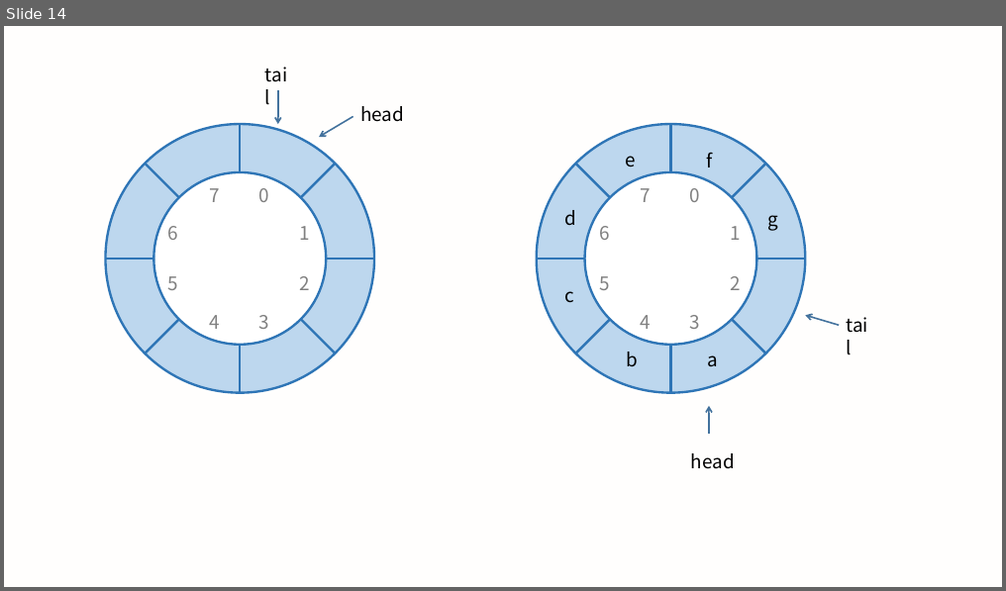
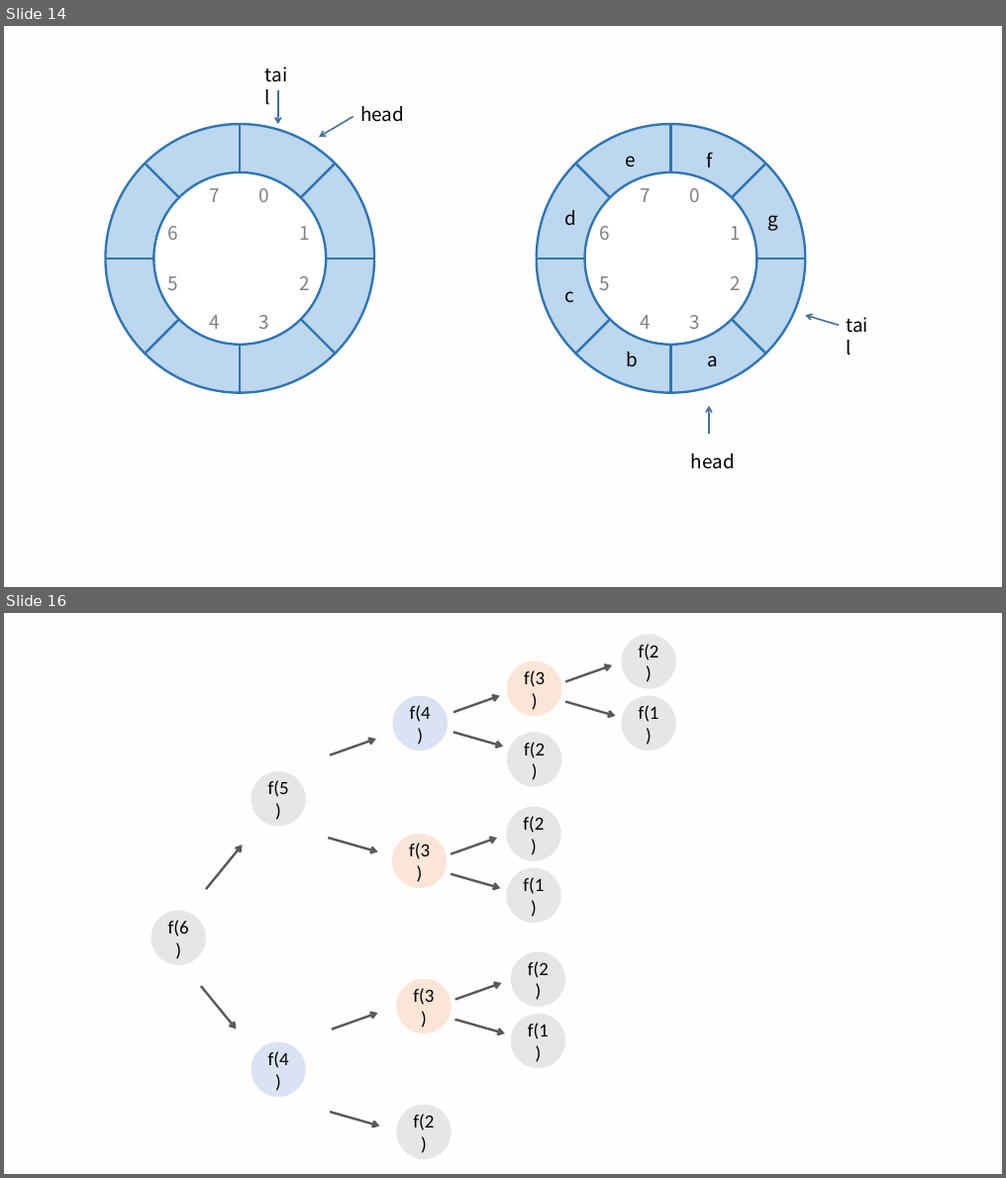
Before and after one commit to LXMAJS/Documents, a slide deck: ForceTree/数据结构和算法/数据结构与算法之美/Images/数据结构与算法之美_笔记配图.pptx. Shown one above the other, each under a label of ours: slide 14 before the commit, slides 14 and 16 after it; the slides between them are not shown. The pictures are 1006x591 and 1006x1178 pixels, drawn with LibreOffice and Linux fonts; fonts in the diff are those of the drawing. Boxes give left, top, right and bottom in pixels: in the first picture for what was removed or moved away, otherwise in the second. Text is boxed around its words. In the diff, an @@ line names an element or a change of style, - is before the commit and + after.

```diff
--- a/ForceTree/数据结构和算法/数据结构与算法之美/Images/数据结构与算法之美_笔记配图.pptx
+++ b/ForceTree/数据结构和算法/数据结构与算法之美/Images/数据结构与算法之美_笔记配图.pptx
@@ slide 16 added at bbox=[4, 613, 1002, 1174], background #FFF2CC at 4% opacity @@
@@ ellipse added at bbox=[392, 696, 448, 751], fill #DAE3F3, 18 pt, text #000000 @@
+f(4)
@@ arrow added from (453, 713) to (500, 696), #595959 2.25 pt @@
@@ group added at bbox=[507, 634, 676, 751]: 3 ellipses, 2 arrows @@
+f(3)
+f(2)
+f(1)
@@ arrow added from (330, 756) to (376, 739), #595959 2.25 pt @@
@@ arrow added from (453, 732) to (503, 747), #595959 2.25 pt @@
@@ ellipse added at bbox=[507, 732, 561, 786], fill #E7E6E6, 18 pt, text #000000 @@
+f(2)
@@ ellipse added at bbox=[252, 771, 306, 827], fill #E7E6E6, 18 pt, text #000000 @@
+f(5)
@@ arrow added from (206, 889) to (242, 845), #595959 2.25 pt @@
@@ arrow added from (328, 838) to (378, 852), #595959 2.25 pt @@
@@ group added at bbox=[392, 807, 561, 923]: 3 ellipses, 2 arrows @@
+f(3)
+f(2)
+f(1)
@@ ellipse added at bbox=[151, 910, 205, 964], fill #E7E6E6, 18 pt, text #000000 @@
+f(6)
@@ arrow added from (201, 986) to (236, 1029), #595959 2.25 pt @@
@@ arrow added from (332, 1029) to (378, 1014), #595959 2.25 pt @@
@@ group added at bbox=[396, 953, 565, 1068]: 3 ellipses, 2 arrows @@
+f(3)
+f(2)
+f(1)
@@ ellipse added at bbox=[252, 1043, 306, 1097], fill #DAE3F3, 18 pt, text #000000 @@
+f(4)
@@ arrow added from (330, 1112) to (380, 1127), #595959 2.25 pt @@
@@ ellipse added at bbox=[396, 1105, 450, 1159], fill #E7E6E6, 18 pt, text #000000 @@
+f(2)
```
Also in this commit, not shown: 1 other slide added, 4 other files.
